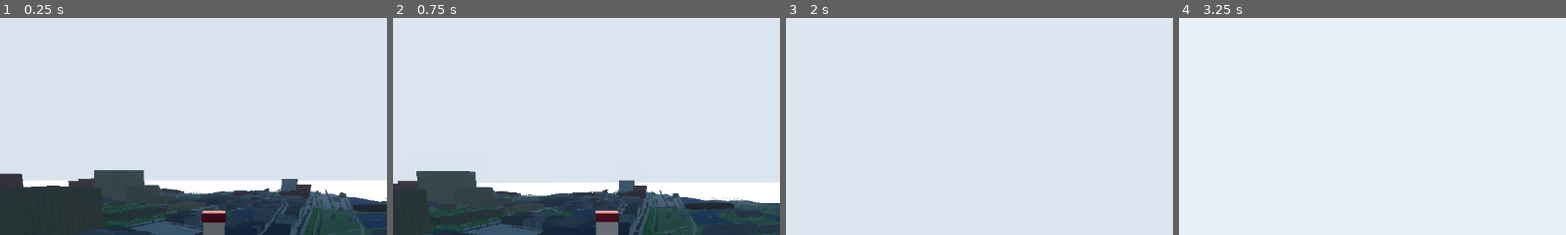
Above: before the commit, frames 1-4 (left to right).
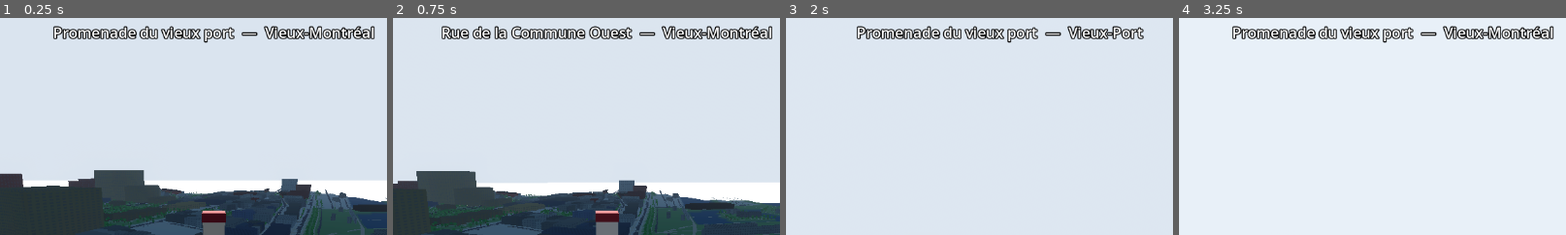
Above: after the commit, the same moments.

Repository: Aymanbalaa/grand-theft-poutine
Game: Godot game, scene res://scenes/main.tscn
Two runs of this game, one before a commit and one after it. Both use one fixed random seed, a clock stepped at 60 frames per second and the inputs below.
Inputs (mouse positions are % of the whole screen's width and height, from its top left):
- Up to frame 1 (0.25 s): no input
- Up to frame 2 (0.75 s): move the mouse to (55, 50) at 0.52 s; hold W (move_forward) from 0.53 s (still down); hold Shift (sprint) from 0.53 s (still down)
- Up to frame 3 (2 s): keep holding W (move_forward); tap Space (jump) at 0.77, 1.52 s; move the mouse to (45, 50) at 1.27 s; release Shift (sprint) at 1.28 s; tap F (toggle_fly) at 1.35 s
- Up to frame 4 (3.25 s): keep holding W (move_forward); move the mouse to (52, 48) at 2.02 s; hold T 2.03-2.78 s; move the mouse to (49, 52) at 2.77 s; tap E at 2.85 s; tap Space (jump) at 3.02 s
The pictures show only the part of the screen within x 22-72%, y 2-51%; the shares and areas given below are measured in that part.

The runs differ from the first frame. In frame 1, 3.2% of the frame differs, in the area x 13-97%, y 3-12%; in frame 2, 3.3%, in the area x 12-98%, y 3-10%; in frame 3, 2.8%; in frame 4, 2.9%.

Commit message:
game: street and district HUD

Diff:
--- a/game/scenes/main.tscn
+++ b/game/scenes/main.tscn
@@ -7,6 +7,7 @@
 [ext_resource type="Texture2D" path="res://world/minimap.png" id="5"]
 [ext_resource type="Script" path="res://scripts/main.gd" id="6"]
 [ext_resource type="PackedScene" path="res://scenes/player.tscn" id="7"]
+[ext_resource type="Script" path="res://scripts/hud.gd" id="8"]
 
 [sub_resource type="ProceduralSkyMaterial" id="sky_mat"]
 sky_top_color = Color(0.35, 0.55, 0.8, 1)
@@ -83,4 +84,18 @@
 offset_bottom = 6.0
 color = Color(0.9, 0.2, 0.15, 1)
 
+[node name="StreetLabel" type="Label" parent="HUD"]
+anchors_preset = 5
+anchor_left = 0.5
+anchor_right = 0.5
+offset_left = -300.0
+offset_right = 300.0
+offset_top = 16.0
+offset_bottom = 52.0
+theme_override_font_sizes/font_size = 22
+theme_override_colors/font_outline_color = Color(0, 0, 0, 1)
+theme_override_constants/outline_size = 6
+horizontal_alignment = 1
+script = ExtResource("8")
+
 [node name="Player" parent="." instance=ExtResource("7")]
--- /dev/null
+++ b/game/scripts/hud.gd
@@ -0,0 +1,43 @@
+extends Label
+# Street + district readout for the active camera position.
+
+var _names: Array = []
+var _grid: Dictionary = {}
+var _cell := 64.0
+var _districts: Array = []  # {name, pv: PackedVector2Array}
+
+func _ready() -> void:
+	var f := FileAccess.open("res://world/city_metadata.json", FileAccess.READ)
+	if f == null:
+		return
+	var meta: Variant = JSON.parse_string(f.get_as_text())
+	if typeof(meta) != TYPE_DICTIONARY:
+		return
+	if meta.has("streets"):
+		_names = meta["streets"]["names"]
+		_grid = meta["streets"]["grid"]
+		_cell = meta["streets"]["cell"]
+	for d in meta.get("districts", []):
+		var pv := PackedVector2Array()
+		for pt in d["poly"]:
+			pv.append(Vector2(pt[0], pt[1]))
+		_districts.append({"name": d["name"], "pv": pv})
+
+func _process(_delta: float) -> void:
+	var cam := get_viewport().get_camera_3d()
+	if cam == null:
+		return
+	var p := cam.global_position
+	var key := "%d,%d" % [floori(p.x / _cell), floori(p.z / _cell)]
+	var street := ""
+	if _grid.has(key):
+		street = str(_names[int(_grid[key])])
+	var district := ""
+	for d in _districts:
+		if Geometry2D.is_point_in_polygon(Vector2(p.x, p.z), d["pv"]):
+			district = d["name"]
+			break
+	if street != "" and district != "":
+		text = street + "  —  " + district
+	else:
+		text = street + district
Not shown: 1 places in game/scenes/main.tscn that only renumber resources
Not shown, added: game/scripts/character_visual.gd.uid
Not shown, added: game/scripts/main.gd.uid
Not shown, added: game/scripts/player.gd.uid
Not shown, added: game/scripts/third_person_camera.gd.uid
